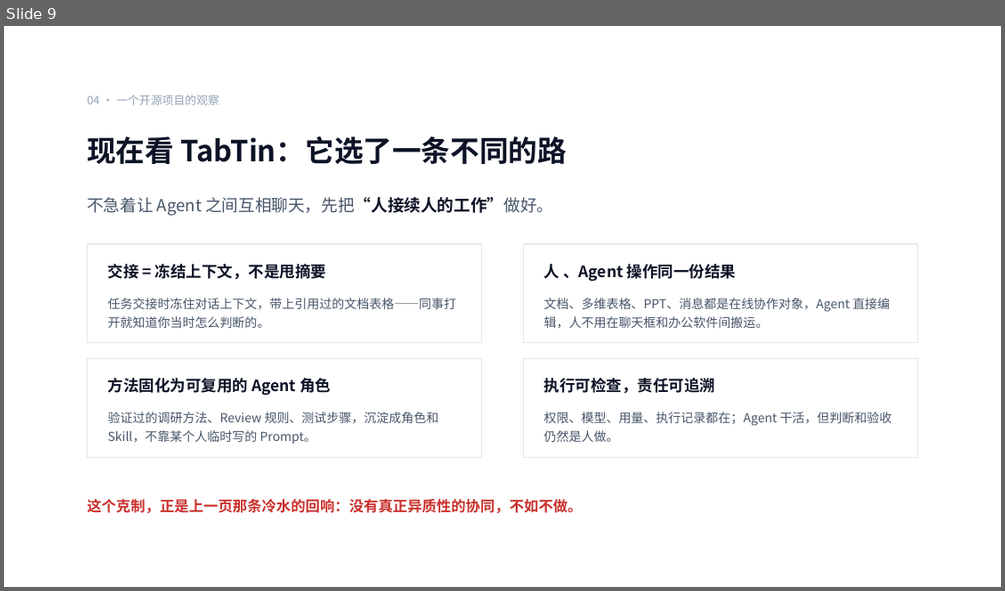
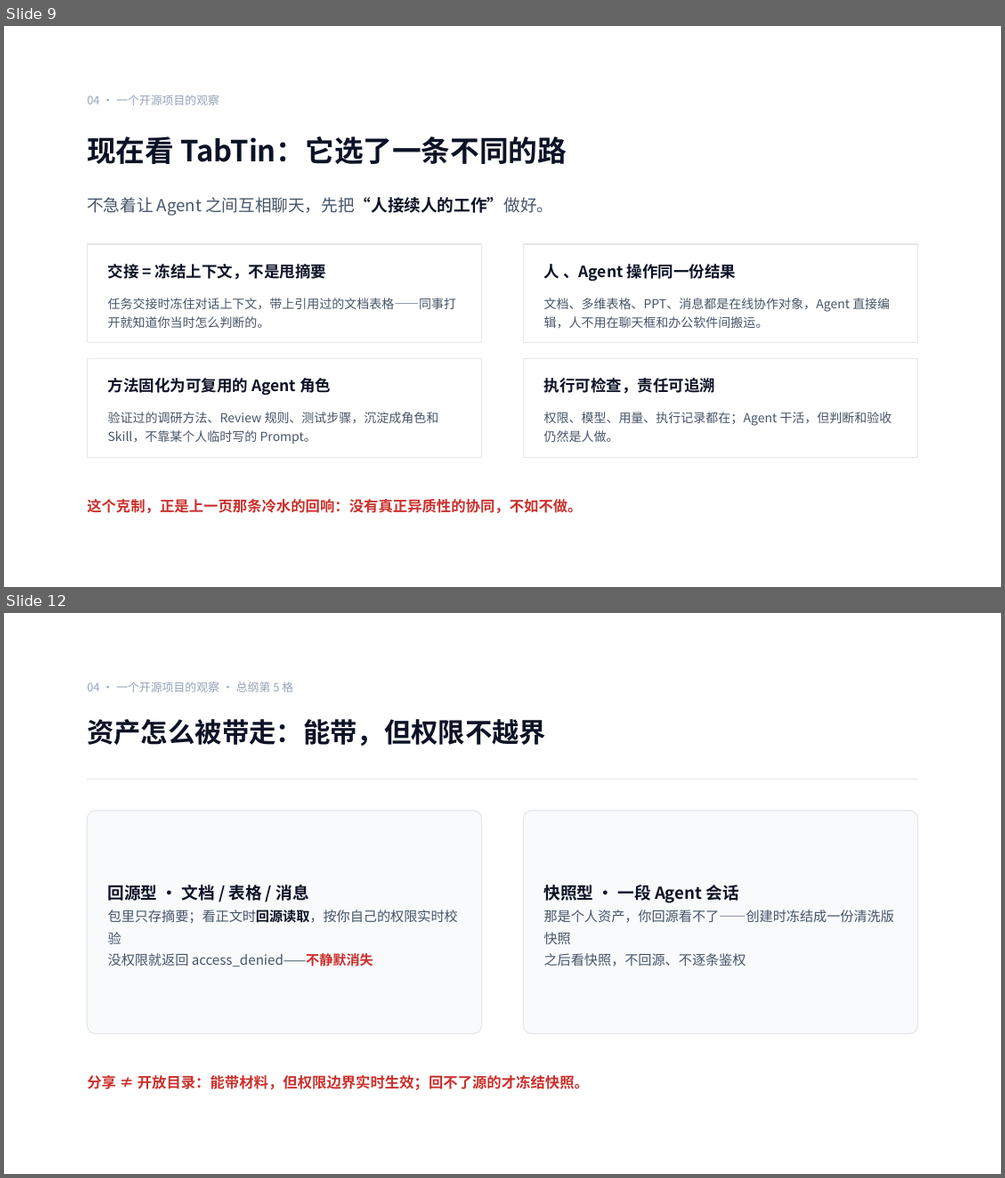
Before and after one commit to ChrysanWithCat/TabTin, a slide deck: 多智能体协同技术分享/从一个人爽到一群人接住：TabTin 与 AI 协作难题.pptx. Shown one above the other, each under a label of ours: slide 9 before the commit, slides 9 and 12 after it; the slides between them are not shown. The pictures are 1005x591 and 1005x1178 pixels, drawn with LibreOffice and Linux fonts; fonts in the diff are those of the drawing. Boxes give left, top, right and bottom in pixels: in the first picture for what was removed or moved away, otherwise in the second. Text is boxed around its words. In the diff, an @@ line names an element or a change of style, - is before the commit and + after.

```diff
--- a/多智能体协同技术分享/从一个人爽到一群人接住：TabTin 与 AI 协作难题.pptx
+++ b/多智能体协同技术分享/从一个人爽到一群人接住：TabTin 与 AI 协作难题.pptx
@@ slide 12 added at <box>4,613,1001,1174</box>, background #FFFFFF @@
@@ text added at <box>87,682,293,692</box>, 11 pt, text #94A3B8 @@
+04 · 一个开源项目的观察 · 总纲第 5 格
@@ text added at <box>87,719,546,746</box>, 26 pt, text #0D1326, bold @@
+资产怎么被带走：能带，但权限不越界
@@ line added from (87, 779) to (918, 779), #E5E7EB 1 pt @@
@@ rounded rectangle added at <box>87,811,482,1034</box>, fill #F8FAFC, outline #E5E7EB 1 pt @@
@@ rounded rectangle added at <box>523,811,918,1034</box>, fill #F8FAFC, outline #E5E7EB 1 pt @@
@@ text added at <box>108,884,458,966</box>, 13 pt, text #475569 @@
+回源型 · 文档 / 表格 / 消息
+包里只存摘要；看正文时回源读取，按你自己的权限实时校验
+没权限就返回 access_denied——不静默消失
@@ text added at <box>544,884,894,966</box>, 13 pt, text #475569 @@
+快照型 · 一段 Agent 会话
+那是个人资产，你回源看不了——创建时冻结成一份清洗版快照
+之后看快照，不回源、不逐条鉴权
@@ text added at <box>87,1075,589,1090</box>, 14 pt, text #C9302C, bold @@
+分享 ≠ 开放目录：能带材料，但权限边界实时生效；回不了源的才冻结快照。
```
Also in this commit, not shown: 3 slides changed, 15 other slides added, 6 other files.
